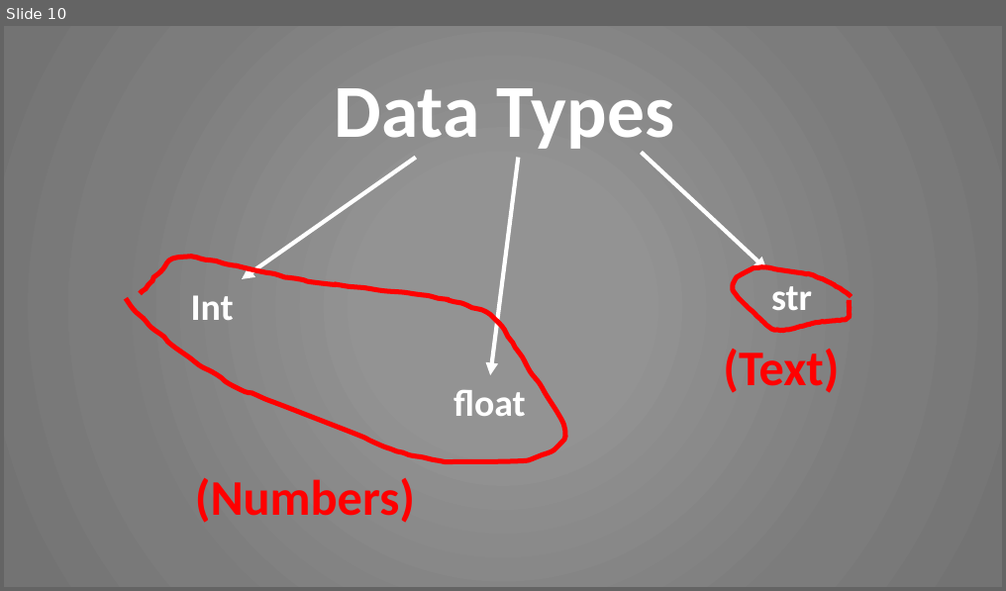
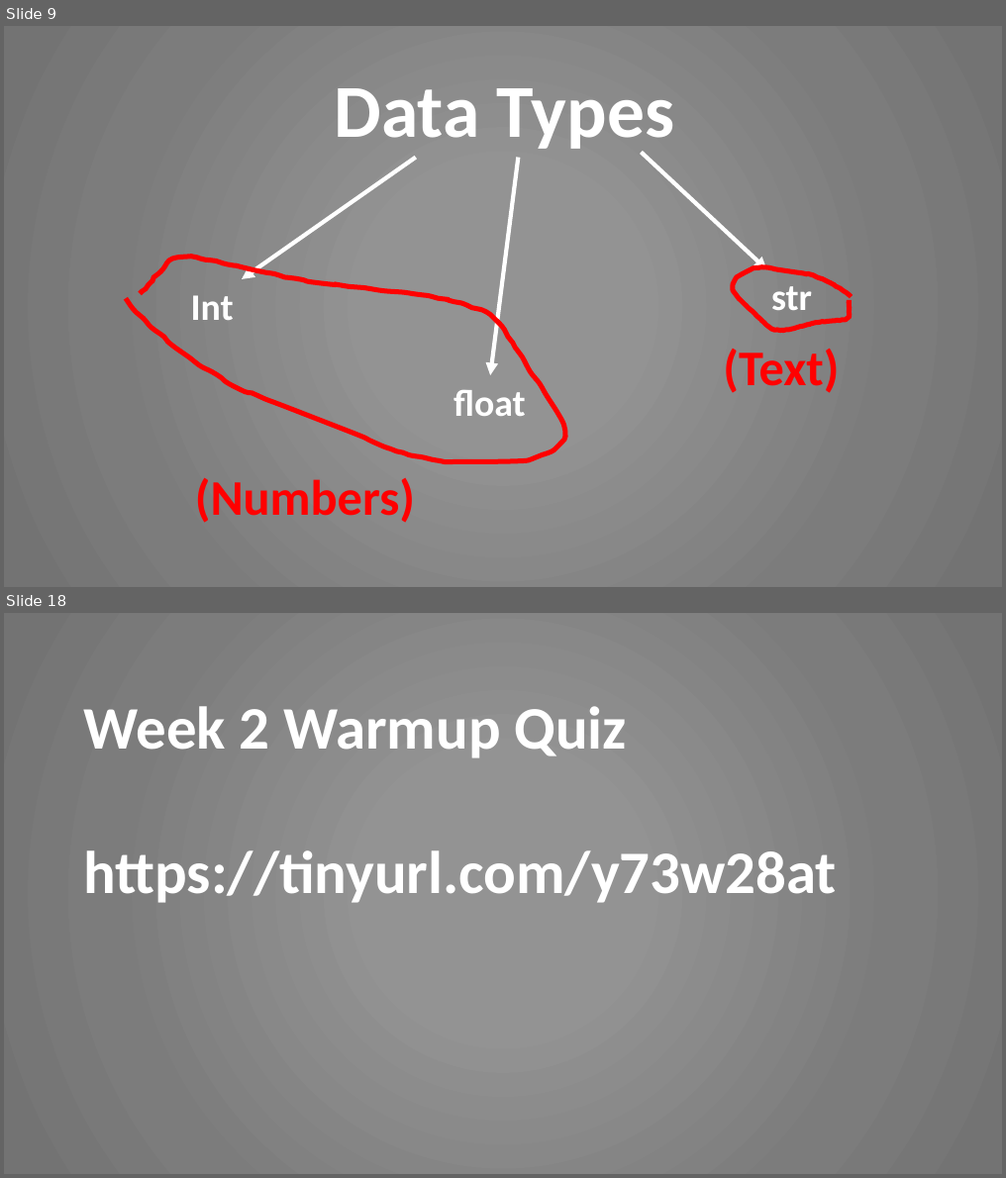
Before and after one commit to OxCodeLaborate/IntroToPython, a slide deck: Week 2/Week2Presentation.pptx. Shown one above the other, each under a label of ours: slide 10 before the commit, slides 9 and 18 after it; the slides between them are not shown. The pictures are 1006x591 and 1006x1178 pixels, drawn with LibreOffice and Linux fonts; fonts in the diff are those of the drawing. Boxes give left, top, right and bottom in pixels: in the first picture for what was removed or moved away, otherwise in the second. Text is boxed around its words. In the diff, an @@ line names an element or a change of style, - is before the commit and + after.

Commit message:
starting new week 2

```diff
--- a/Week 2/Week2Presentation.pptx
+++ b/Week 2/Week2Presentation.pptx
@@ slide 18 added at box(4, 613, 1002, 1174), background gradient #939393 to #7C7C7C to #747474 @@
@@ text added at box(84, 706, 837, 903), 58 pt, text #FFFFFF, bold @@
+Week 2 Warmup Quiz
+https://tinyurl.com/y73w28at
@@ what was slide 10 is now slide 9 @@
```
Also in this commit, not shown: 1 slide changed, 10 other slides added, 4 slides removed, 2 other files.
